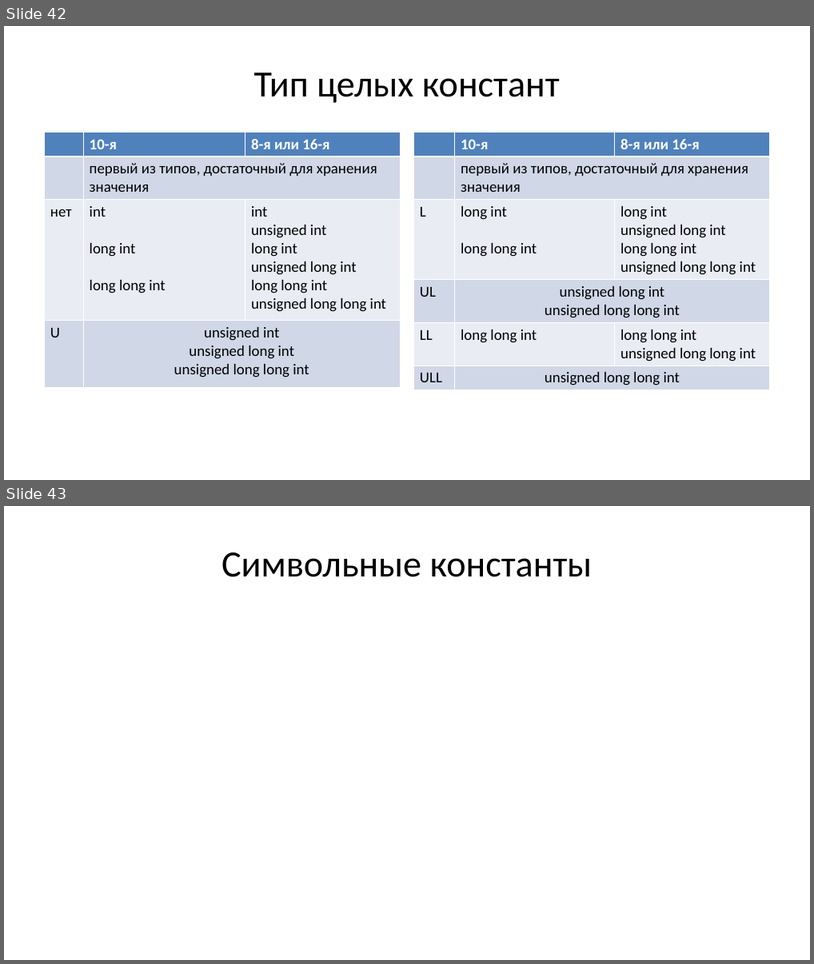
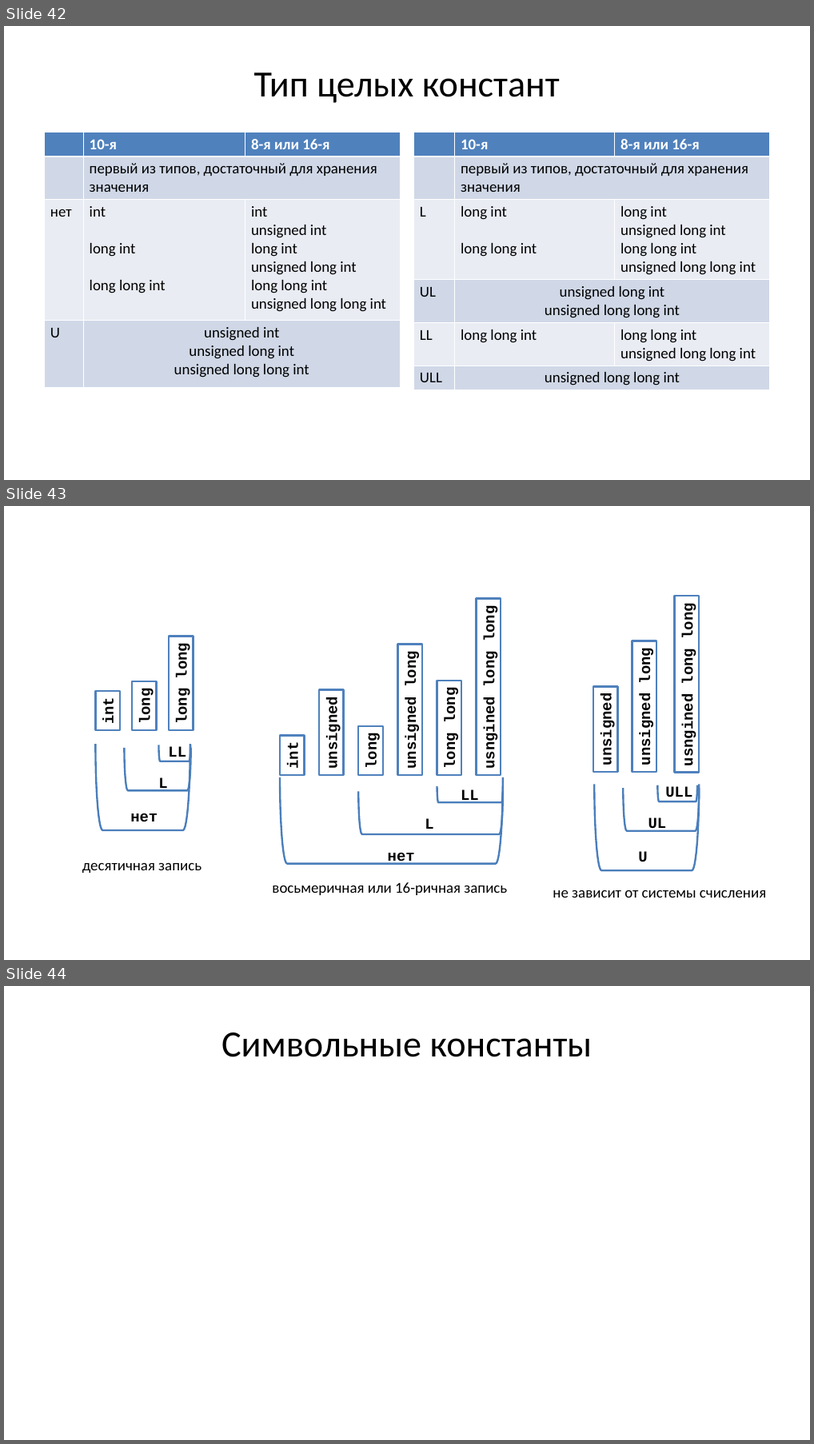
Before and after one commit to Evgueni-Petrov-aka-espetrov/Algorithms-and-Programming-in-C-pptx, a slide deck: 02.75 Лексика и концепции языка Си.pptx. Shown one above the other, each under a label of ours: slides 42 and 43 before the commit, slides 42, 43 and 44 after it. The pictures are 814x964 and 814x1444 pixels, drawn with LibreOffice and Linux fonts; fonts in the diff are those of the drawing. Boxes give left, top, right and bottom in pixels: in the first picture for what was removed or moved away, otherwise in the second. Text is boxed around its words. In the diff, an @@ line names an element or a change of style, - is before the commit and + after.

```diff
--- a/02.75 Лексика и концепции языка Си.pptx
+++ b/02.75 Лексика и концепции языка Си.pptx
@@ slide 43 added at (x1=4, y1=506, x2=810, y2=960), background #FFFFFF @@
@@ group added at (x1=95, y1=636, x2=194, y2=830): 3 rectangles, 3 texts, 3 right brackets @@
+int
+long
+long long
+LL
+L
+нет
@@ text added at (x1=82, y1=863, x2=202, y2=872), 18 pt, text #000000 @@
+десятичная запись
@@ group added at (x1=280, y1=598, x2=504, y2=864): 6 rectangles, 3 texts, 3 right brackets @@
+int
+long long
+long
+unsigned
+unsigned long
+usngined long long
+LL
+L
+нет
@@ group added at (x1=594, y1=596, x2=700, y2=870): 3 rectangles, 3 texts, 3 right brackets @@
+usngined long long
+unsigned long
+unsigned
+ULL
+UL
+U
@@ text added at (x1=272, y1=882, x2=507, y2=895), 18 pt, text #000000 @@
+восьмеричная или 16-ричная запись
@@ text added at (x1=553, y1=890, x2=766, y2=897), 18 pt, text #000000 @@
+не зависит от системы счисления
@@ what was slide 43 is now slide 44 @@
```
Also in this commit, not shown: 5 other files.
